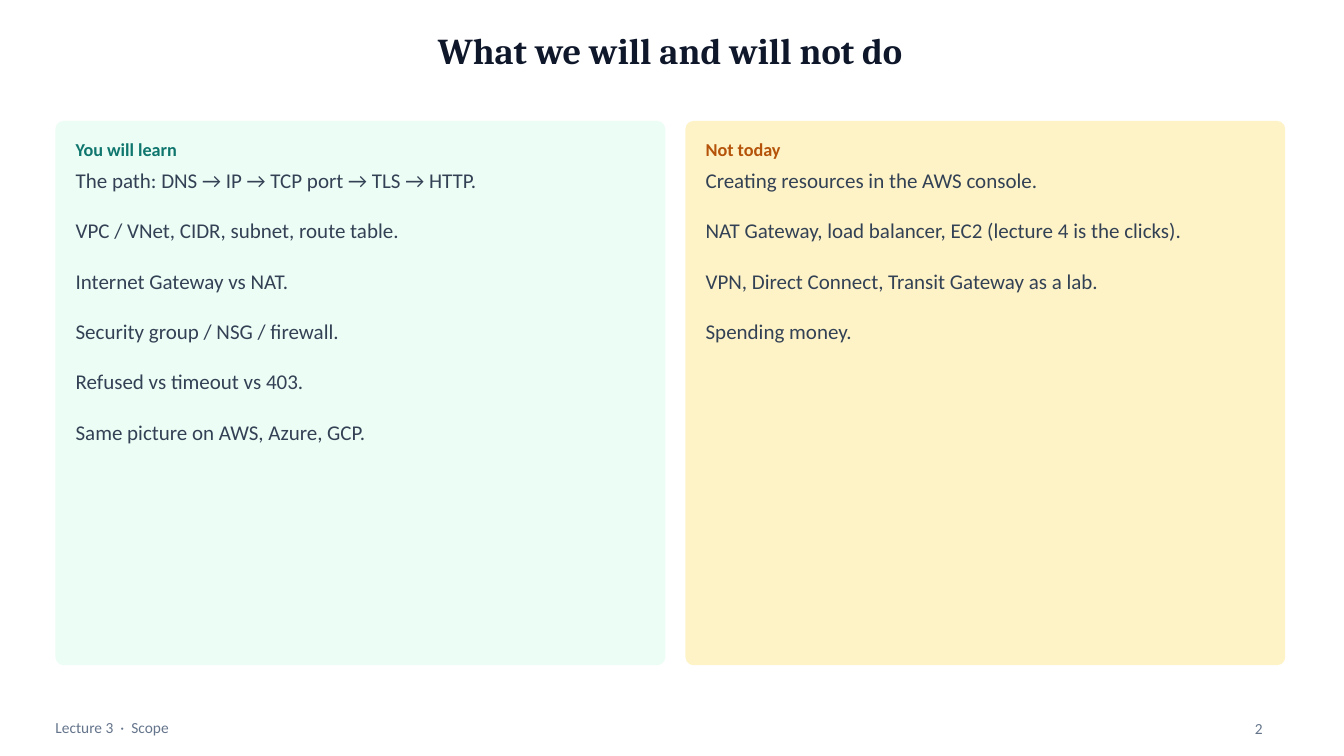
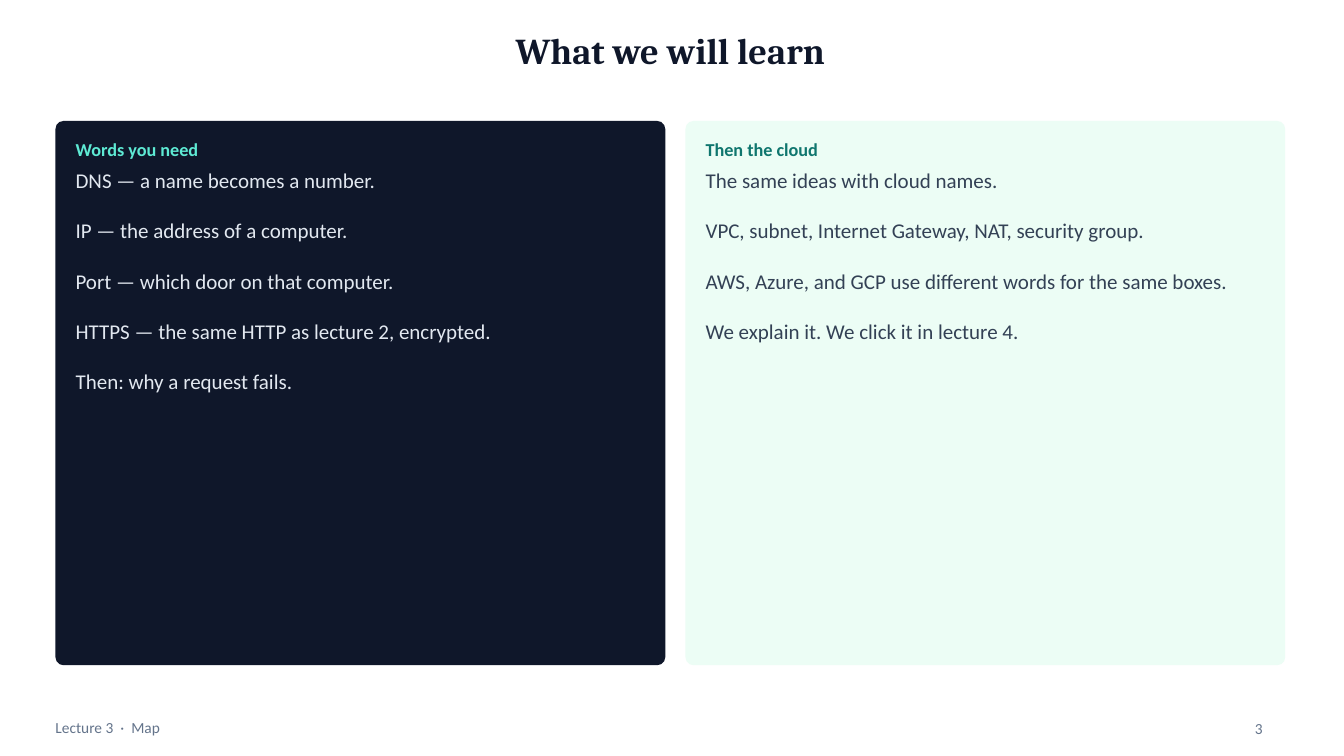
Before and after one commit to mayurb99/Devops_Beginners, a slide deck: slide 3 of lec-03/presentation/lec-03-networking.pptx (slide 2 before the commit). Drawn at 1344x756 pixels with LibreOffice and Linux fonts; fonts in the diff are those of the drawing. Boxes give left, top, right and bottom in pixels: in the first picture for what was removed or moved away, otherwise in the second. Text is boxed around its words. In the diff, an @@ line names an element or a change of style, - is before the commit and + after.

```diff
--- a/lec-03/presentation/lec-03-networking.pptx
+++ b/lec-03/presentation/lec-03-networking.pptx
@@ title at (x1=516, y1=38, x2=825, y2=65): text changed @@
-What we will and will not do
+What we will learn
@@ rounded rectangle at (x1=55, y1=121, x2=665, y2=665): fill #ECFDF5 to #0F172A @@
@@ text at (x1=76, y1=143, x2=198, y2=159): text changed; text colour #0F766E to #5EEAD4 @@
-You will learn
+Words you need
@@ rounded rectangle at (x1=686, y1=121, x2=1286, y2=665): fill #FEF3C7 to #ECFDF5 @@
@@ text at (x1=706, y1=143, x2=818, y2=156): text changed; text colour #B45309 to #0F766E @@
-Not today
+Then the cloud
@@ text at (x1=76, y1=173, x2=491, y2=393): text changed; text colour #334155 to #E2E8F0 @@
-The path: DNS → IP → TCP port → TLS → HTTP.
-VPC / VNet, CIDR, subnet, route table.
-Internet Gateway vs NAT.
-Security group / NSG / firewall.
-Refused vs timeout vs 403.
-Same picture on AWS, Azure, GCP.
+DNS — a name becomes a number.
+IP — the address of a computer.
+Port — which door on that computer.
+HTTPS — the same HTTP as lecture 2, encrypted.
+Then: why a request fails.
@@ text at (x1=706, y1=173, x2=1226, y2=343): text changed @@
-Creating resources in the AWS console.
-NAT Gateway, load balancer, EC2 (lecture 4 is the clicks).
-VPN, Direct Connect, Transit Gateway as a lab.
-Spending money.
+The same ideas with cloud names.
+VPC, subnet, Internet Gateway, NAT, security group.
+AWS, Azure, and GCP use different words for the same boxes.
+We explain it. We click it in lecture 4.
@@ text at (x1=55, y1=723, x2=160, y2=736): text changed @@
-Lecture 3 · Scope
+Lecture 3 · Map
@@ page number at (x1=1255, y1=724, x2=1263, y2=734): text changed @@
-2
+3
```
Also in this commit, not shown: 23 other slides changed, 15 slides added, 3 slides removed, 7 other files.
